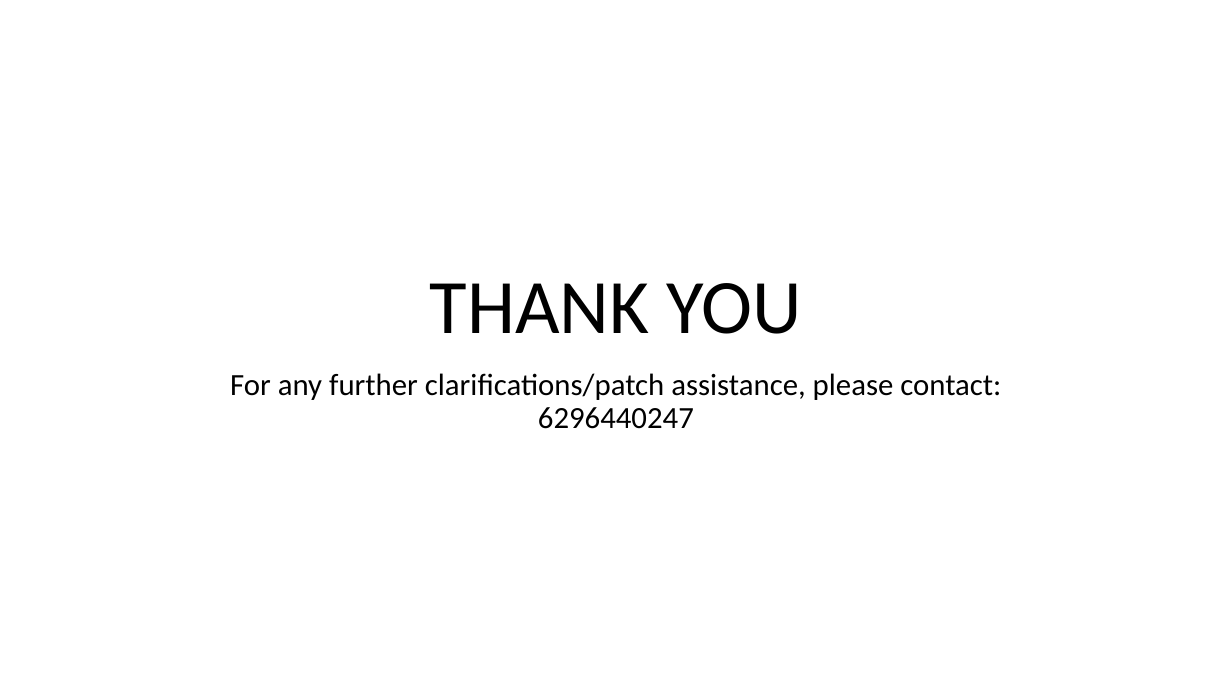
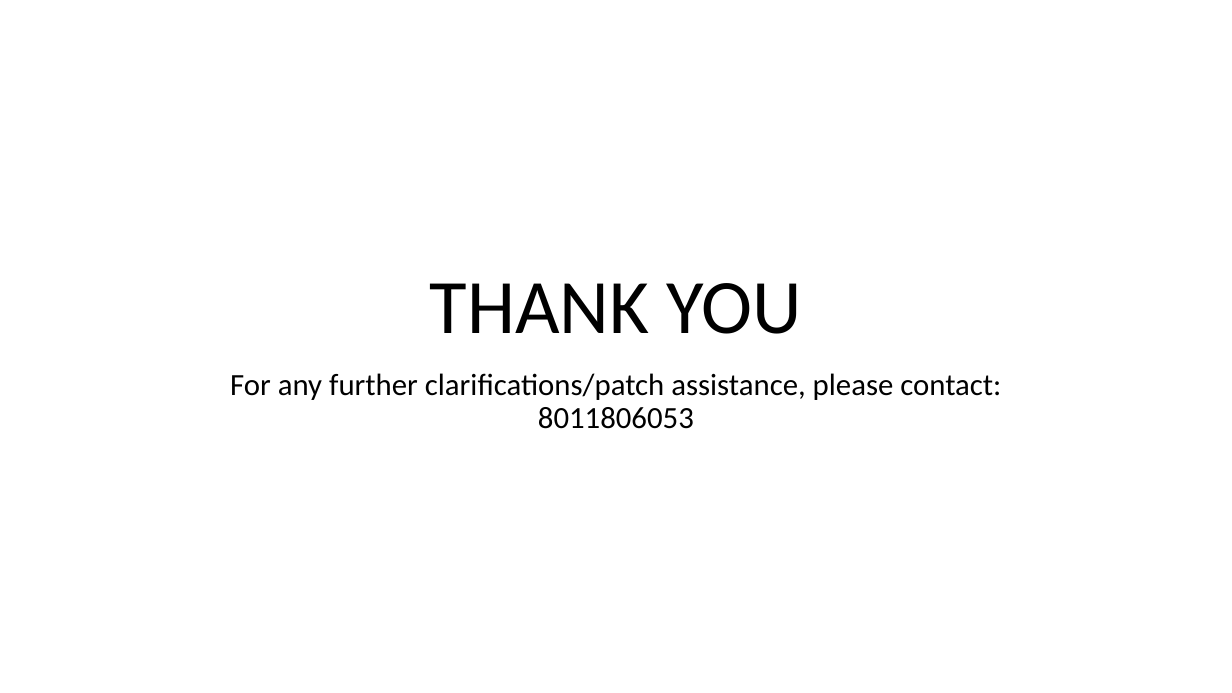
Before and after one commit to RocktimRajkumar/CEH-hack-a-thon, a slide deck: slide 106 of reports/Lifestyle Store/LifeStyle Store Application Reports.pptx. Drawn at 1232x693 pixels with LibreOffice and Linux fonts; fonts in the diff are those of the drawing. Boxes give left, top, right and bottom in pixels: in the first picture for what was removed or moved away, otherwise in the second. Text is boxed around its words. In the diff, an @@ line names an element or a change of style, - is before the commit and + after.

```diff
--- a/reports/Lifestyle Store/LifeStyle Store Application Reports.pptx
+++ b/reports/Lifestyle Store/LifeStyle Store Application Reports.pptx
@@ subtitle at (x1=230, y1=373, x2=1001, y2=429): text changed @@
-For any further clarifications/patch assistance, please contact: 6296440247
+For any further clarifications/patch assistance, please contact: 8011806053
```
Also in this commit, not shown: 6 other slides changed.
